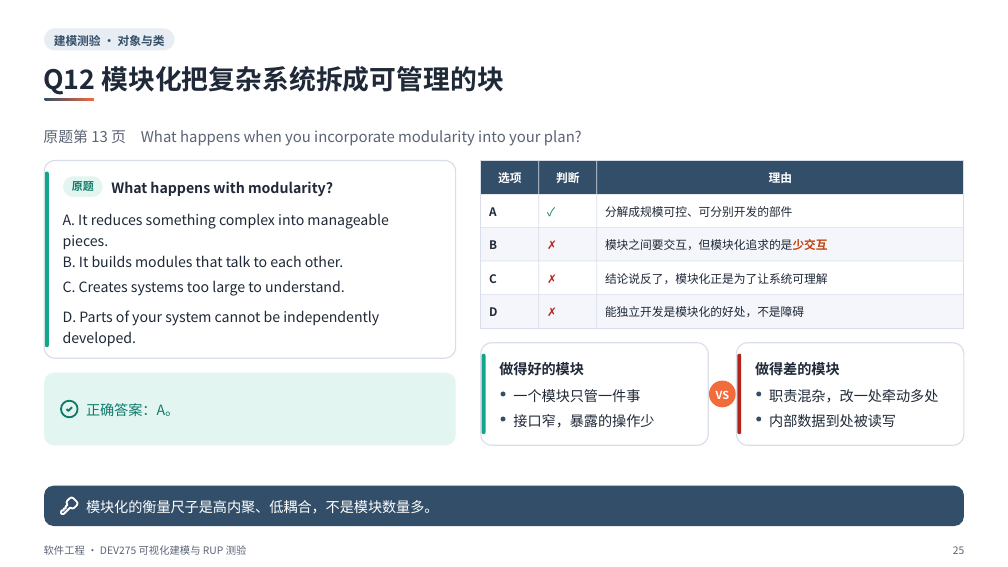
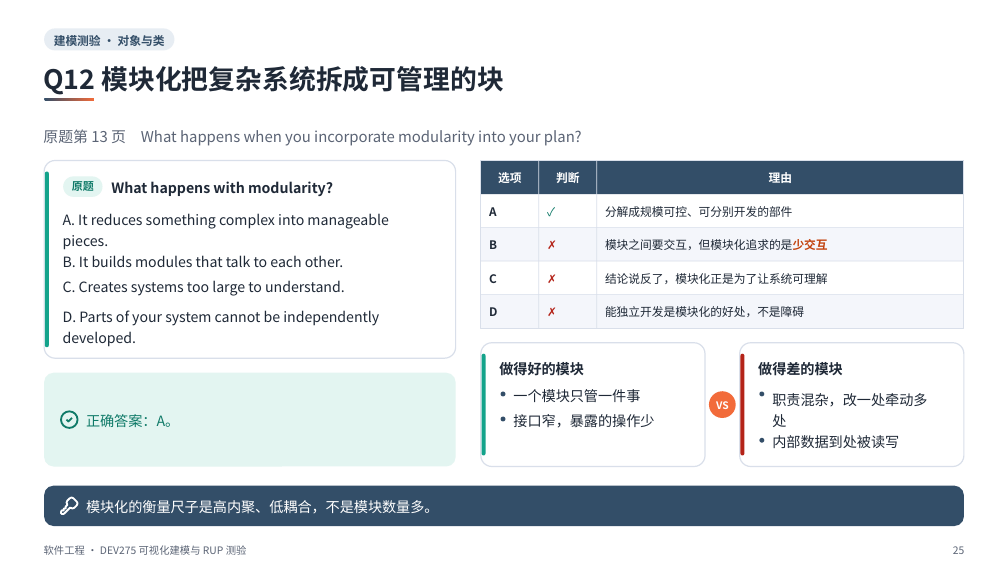
Before and after one commit to sweetcornna/JLU-remake, a slide deck: slide 25 of 大三上/软件工程/重制版PPT/DEV275 可视化建模与 RUP 测验（重制版）.pptx. Drawn at 1008x567 pixels with LibreOffice and Linux fonts; fonts in the diff are those of the drawing. Boxes give left, top, right and bottom in pixels: in the first picture for what was removed or moved away, otherwise in the second. Text is boxed around its words. In the diff, an @@ line names an element or a change of style, - is before the commit and + after.

```diff
--- a/大三上/软件工程/重制版PPT/DEV275 可视化建模与 RUP 测验（重制版）.pptx
+++ b/大三上/软件工程/重制版PPT/DEV275 可视化建模与 RUP 测验（重制版）.pptx
@@ proportions changed in 3 elements at box(44, 373, 455, 467), box(740, 343, 964, 467), box(481, 343, 706, 467) @@
@@ rounded rectangle: place and size @@
-rounded rectangle at box(481, 343, 709, 445)
+rounded rectangle at box(481, 343, 706, 467)
@@ rounded rectangle: place and size @@
-rounded rectangle at box(482, 354, 485, 434)
+rounded rectangle at box(482, 354, 485, 456)
@@ rounded rectangle: place and size @@
-rounded rectangle at box(737, 343, 964, 445)
+rounded rectangle at box(740, 343, 964, 467)
@@ rounded rectangle: place and size @@
-rounded rectangle at box(737, 354, 741, 434)
+rounded rectangle at box(740, 354, 744, 456)
@@ rounded rectangle: place and size @@
-rounded rectangle at box(44, 373, 455, 445)
+rounded rectangle at box(44, 373, 455, 467)
@@ 2 texts, 2 freeform shapes, 1 ellipse: place and size @@
-2 texts, 2 freeform shapes, 1 ellipse at box(61, 380, 736, 417)
+2 texts, 2 freeform shapes, 1 ellipse at box(61, 391, 736, 428)
@@ text "VS" at box(716, 401, 729, 409): size 10.5 to 9.8 pt @@
@@ ellipse: place and size @@
-ellipse at box(756, 392, 761, 396)
+ellipse at box(760, 392, 765, 396)
@@ text at box(772, 393, 927, 427): text changed @@
-职责混杂，改一处牵动多处
+职责混杂，改一处牵动多
+处
@@ ellipse: place and size @@
-ellipse at box(756, 417, 761, 421)
+ellipse at box(760, 438, 765, 442)
@@ text "内部数据到处被读写": place and size @@
-text "内部数据到处被读写" at box(769, 414, 896, 427)
+text "内部数据到处被读写" at box(772, 435, 899, 448)
```
Also in this commit, not shown: 7 other slides changed, 3 other files.
